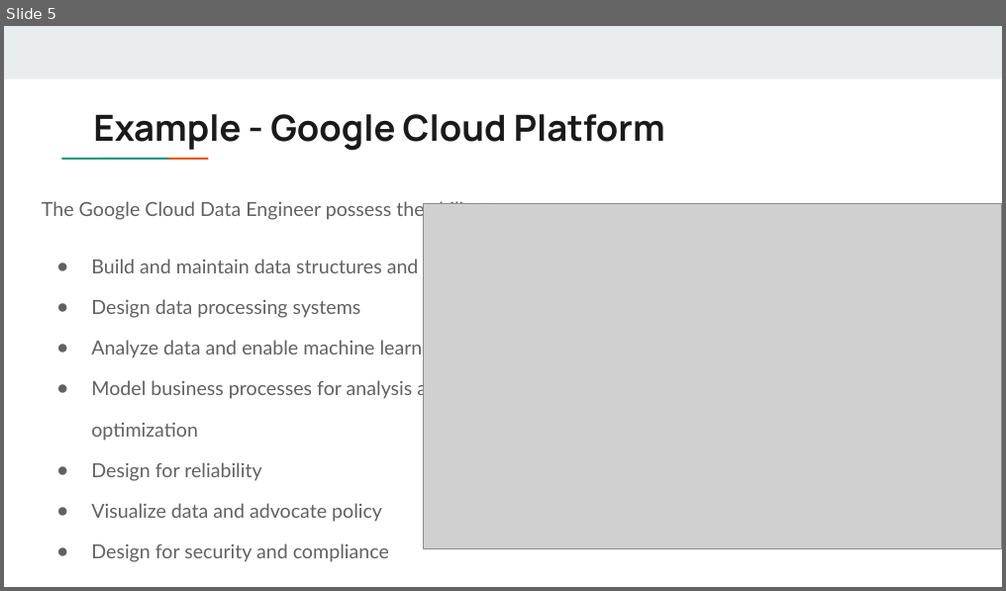
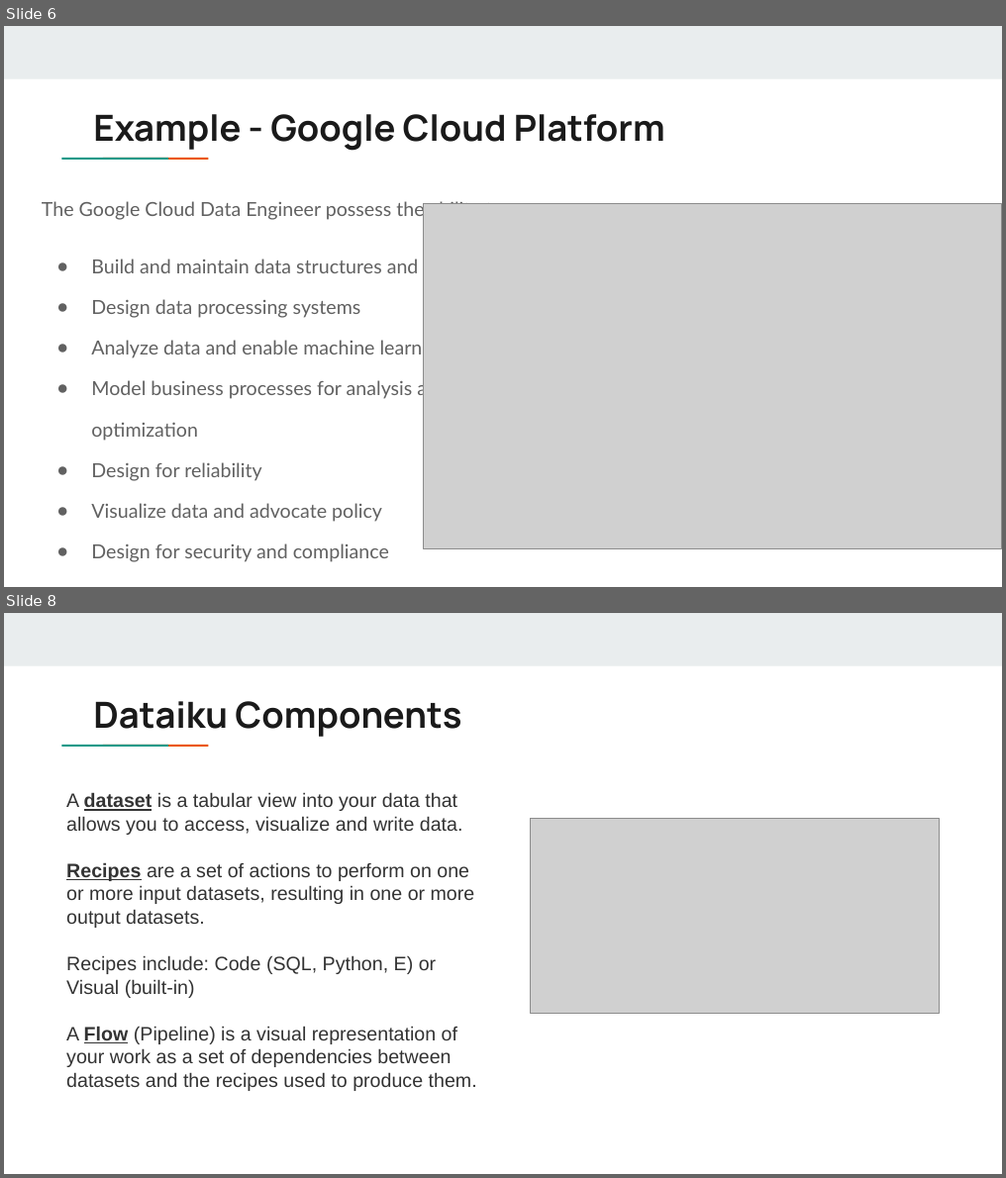
Before and after one commit to jbergmann56/ODSA-PythonAdvModels, a slide deck: Class Lectures/Data Engineering using Python & Dataiku (7).pptx. Shown one above the other, each under a label of ours: slide 5 before the commit, slides 6 and 8 after it; the slides between them are not shown. The pictures are 1006x591 and 1006x1178 pixels, drawn with LibreOffice and Linux fonts; fonts in the diff are those of the drawing; grey boxes stand for pictures. Boxes give left, top, right and bottom in pixels: in the first picture for what was removed or moved away, otherwise in the second. Text is boxed around its words. In the diff, an @@ line names an element or a change of style, - is before the commit and + after.

```diff
--- a/Class Lectures/Data Engineering using Python & Dataiku (7).pptx
+++ b/Class Lectures/Data Engineering using Python & Dataiku (7).pptx
@@ slide 8 added at box(4, 613, 1002, 1174), background #FFFFFF; not listed: 3 template elements that a slide beside it also shows @@
@@ title added at box(93, 701, 461, 737), 26 pt, text #1A1A1A, bold @@
+Dataiku Components
@@ text added at box(66, 792, 477, 1091), 14 pt, text #333333 @@
+A dataset is a tabular view into your data that allows you to access, visualize and write data.
+Recipes are a set of actions to perform on one or more input datasets, resulting in one or more output datasets.
+Recipes include: Code (SQL, Python, E) or Visual (built-in)
+A Flow (Pipeline) is a visual representation of your work as a set of dependencies between datasets and the recipes used to produce them.
@@ picture added at box(531, 819, 939, 1013) @@
@@ what was slide 5 is now slide 6 @@
```
Also in this commit, not shown: 2 slides changed, 3 other slides added.
